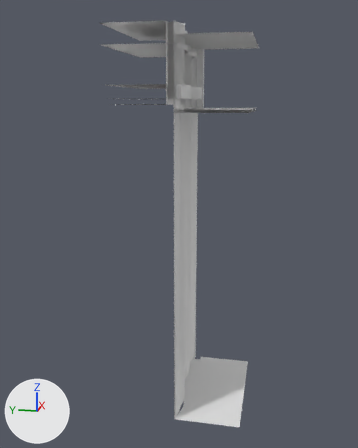
What one commit did to the FBX model Assets/Data/Level/Biomes/AbyssalRuins/Models/K_Rock_Drop_2.fbx.
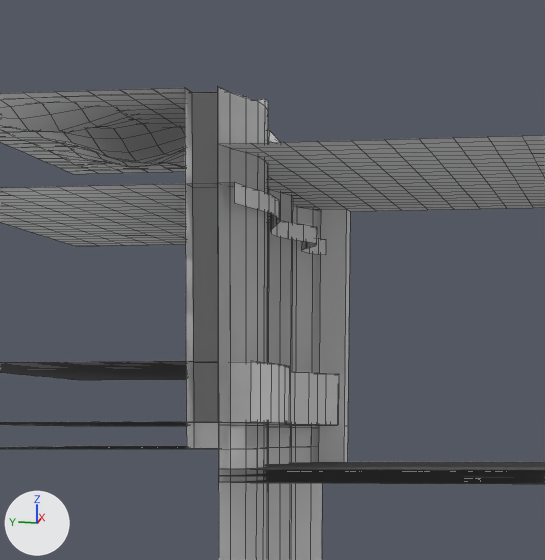
The first picture shows the older version from a 50 mm lens placed at (-18.97, -3.47, -0.11), pointed at (-0.09, 0.3, -4.84). The close-ups show the older and then the newer version on the part from 34% to 70% of the width and 0% to 29% of the height of that picture. Only the edits that show in the close-ups are written down. Lighting does not change. The marker at lower left points along +X, +Y and +Z. The close-ups show mesh edges as thin lines. Where no turn or scale is listed for an object, it has been applied to the vertices.

Before the edit, the objects in view are built like this:
```python
ob_k_rock_drop_2 = bpy.data.objects.new('K_Rock_Drop_2', me_k_rock_drop_2)
ob_k_rock_drop_2.location = (0.0, 0.0, 0.0)
ob_k_rock_drop_2_colground1 = bpy.data.objects.new('K_Rock_Drop_2_ColGround1', me_k_rock_drop_2_colground1)
ob_k_rock_drop_2_colground1.location = (0.0, 0.0, 0.0)
ob_k_rock_drop_2_colwall1 = bpy.data.objects.new('K_Rock_Drop_2_ColWall1', me_k_rock_drop_2_colwall1)
ob_k_rock_drop_2_colwall1.location = (0.0, 0.0, 0.0)
ob_k_rock_drop_2_colwaterblocker3 = bpy.data.objects.new('K_Rock_Drop_2_ColWaterBlocker3', me_k_rock_drop_2_colwaterblocker3)
ob_k_rock_drop_2_colwaterblocker3.location = (0.0, 0.0, 0.0)
ob_k_rock_drop_2_colwatersurface3 = bpy.data.objects.new('K_Rock_Drop_2_ColWaterSurface3', me_k_rock_drop_2_colwatersurface3)
ob_k_rock_drop_2_colwatersurface3.location = (0.0, 0.0, 0.0)
# me_k_rock_drop_2_colwall1
# before: 189 (-2.25, 0.25, 2.4) at pixel (191, 92), 190 (-2.5, 0.25, 2.4) at pixel (184, 87), 210 (-2.25, 0.0, 2.4), 211 (-2.5, 0.0, 2.4) at pixel (217, 86), 239 (-2.5, 0.25, 0.0) at pixel (186, 422)
# before: 240 (-2.25, 0.25, 0.0) at pixel (193, 422), 241 (-2.25, 0.0, 0.0), 256 (-2.5, 0.0, 0.0) at pixel (218, 422)
# me_k_rock_drop_2_colwaterblocker3
# before: 24 (2.25, 0.0, 2.0) at pixel (320, 209), 25 (2.5, 0.0, 2.0), 53 (2.25, -0.25, 2.0) at pixel (346, 208), 54 (2.5, -0.25, 2.0) at pixel (350, 211), 257 (2.25, 0.0, -0.4)
# before: 258 (2.5, 0.0, -0.4), 267 (2.25, -0.25, -0.4), 268 (2.5, -0.25, -0.4)
# me_k_rock_drop_2_colground1
# before: 189 (-2.25, 0.25, 0.0) at pixel (193, 422), 190 (-2.5, 0.25, 0.0) at pixel (186, 422), 210 (-2.25, 0.0, 0.0), 211 (-2.5, 0.0, 0.0) at pixel (218, 422), 239 (-2.5, 0.25, -0.2) at pixel (186, 448)
# before: 240 (-2.25, 0.25, -0.2) at pixel (193, 448), 241 (-2.25, 0.0, -0.2), 256 (-2.5, 0.0, -0.2) at pixel (218, 449)
# me_k_rock_drop_2
# before: 210 (-2.25, 0.0, 0.45), 211 (-2.5, 0.0, 0.45) at pixel (218, 360), 231 (-2.25, -0.25, 0.45) at pixel (256, 361), 232 (-2.5, -0.25, 0.45) at pixel (250, 360), 264 (-2.5, 0.0, 0.0) at pixel (218, 422)
# before: 265 (-2.25, 0.0, 0.0), 266 (-2.25, -0.25, 0.0) at pixel (256, 422), 281 (-2.5, -0.25, 0.0) at pixel (250, 422), 480 (-2.25, 0.25, 2.4) at pixel (191, 92), 481 (-2.5, 0.25, 2.4) at pixel (184, 87)
# before: 501 (-2.25, 0.0, 2.4), 502 (-2.5, 0.0, 2.4) at pixel (217, 86), 530 (-2.5, 0.25, 0.0) at pixel (186, 422), 531 (-2.25, 0.25, 0.0) at pixel (193, 422)
```
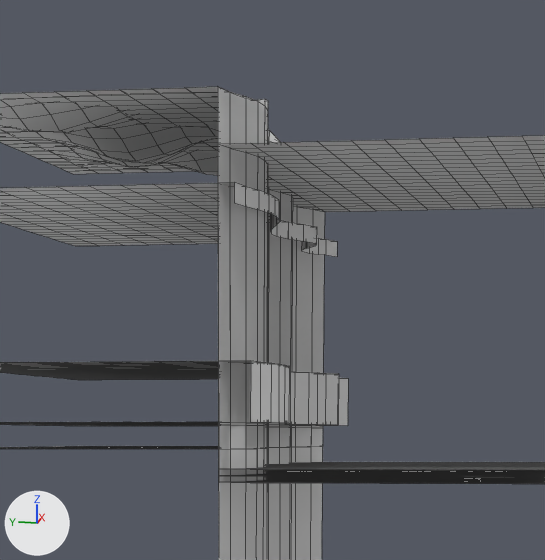
Location of each change, (x1, y1, x2, y2) in pixels of the close-ups (545 x 560 px; the box of a moved part takes in the faces that stretch with it):
'K_Rock_Drop_2', reshaped
    before: (0, 87, 339, 560)
    after: (0, 87, 348, 560)
'K_Rock_Drop_2_ColWall1', reshaped
    before: (0, 87, 321, 426)
    after: (0, 87, 323, 426)
'K_Rock_Drop_2_ColGround1', reshaped
    before: (0, 422, 319, 449)
    after: (0, 422, 323, 449)
part 1 of me_k_rock_drop_2_colwaterblocker3, moved or reshaped
    before: (318, 209, 350, 462)
    after: (321, 209, 349, 212)
part 2 of me_k_rock_drop_2_colwall1, moved or reshaped
    before: (187, 92, 218, 422)
    after: (186, 87, 216, 93)
part 3 of me_k_rock_drop_2, cut back
    before: (185, 88, 251, 422)
    after: (209, 87, 251, 362)
part 4 of me_k_rock_drop_2_colground1, moved or reshaped (not visible afterwards)
    before: (186, 422, 218, 449)

Patch to the scene script:
```diff
--- a/Assets/Data/Level/Biomes/AbyssalRuins/Models/K_Rock_Drop_2.fbx.py
+++ b/Assets/Data/Level/Biomes/AbyssalRuins/Models/K_Rock_Drop_2.fbx.py
@@ me_k_rock_drop_2_colwall1 @@
 # used by ob_k_rock_drop_2_colwall1; location = (0.0, 0.0, 0.0)
 # verts and faces of me_k_rock_drop_2_colwall1; kept vertices keep their numbers, new ones are numbered from 478
-me_k_rock_drop_2_colwall1.from_pydata(...)  # 478 vertices, 438 faces; spans x -2.5..2.5, y -0.16..2.5, z 0.0..2.4
+me_k_rock_drop_2_colwall1.from_pydata(...)  # 478 vertices, 437 faces; spans x -2.5..2.5, y -0.16..2.5, z 0.0..2.4
+# me_k_rock_drop_2_colwall1 part 2
+delete_faces([(189, 190, 239, 240), (189, 240, 241, 210), (210, 241, 256, 211)])
+faces += [(189, 190, 211, 210), (239, 240, 241, 256)]
@@ me_k_rock_drop_2_colwaterblocker3 @@
 # used by ob_k_rock_drop_2_colwaterblocker3; location = (0.0, 0.0, 0.0)
 # verts and faces of me_k_rock_drop_2_colwaterblocker3; kept vertices keep their numbers, new ones are numbered from 488
-me_k_rock_drop_2_colwaterblocker3.from_pydata(...)  # 488 vertices, 448 faces; spans x -2.5..2.5, y -2.5..0.24, z -0.4..2.0
+me_k_rock_drop_2_colwaterblocker3.from_pydata(...)  # 488 vertices, 447 faces; spans x -2.5..2.5, y -2.5..0.24, z -0.4..2.0
+# me_k_rock_drop_2_colwaterblocker3 part 1
+delete_faces([(24, 53, 267, 257), (24, 257, 258, 25), (53, 54, 268, 267)])
+faces += [(24, 53, 54, 25), (257, 258, 268, 267)]
@@ me_k_rock_drop_2_colground1 @@
 # used by ob_k_rock_drop_2_colground1; location = (0.0, 0.0, 0.0)
 # verts and faces of me_k_rock_drop_2_colground1; kept vertices keep their numbers, new ones are numbered from 478
-me_k_rock_drop_2_colground1.from_pydata(...)  # 478 vertices, 438 faces; spans x -2.5..2.5, y -0.16..2.5, z -0.2..0.0
+me_k_rock_drop_2_colground1.from_pydata(...)  # 478 vertices, 437 faces; spans x -2.5..2.5, y -0.16..2.5, z -0.2..0.0
+# me_k_rock_drop_2_colground1 part 4
+delete_faces([(189, 190, 239, 240), (189, 240, 241, 210), (210, 241, 256, 211)])
+faces += [(189, 190, 211, 210), (239, 240, 241, 256)]
@@ me_k_rock_drop_2 @@
 # used by ob_k_rock_drop_2; location = (0.0, 0.0, 0.0)
 # verts and faces of me_k_rock_drop_2; kept vertices keep their numbers, new ones are numbered from 1149
-me_k_rock_drop_2.from_pydata(...)  # 1149 vertices, 778 faces; spans x -2.5..2.5, y -2.5..2.5, z -12.0..2.53
+me_k_rock_drop_2.from_pydata(...)  # 1145 vertices, 775 faces; spans x -2.5..2.5, y -2.5..2.5, z -12.0..2.53
+# me_k_rock_drop_2 part 3
+delete_vertices([265, 266, 530, 531])  # with the faces that use them
+faces += [(210, 211, 232, 231)]  # mat_walldark (white #e7e7e7)
+faces += [(480, 481, 502, 501)]  # mat_walltop (white #e7e7e7)
+# other edits to the shape of me_k_rock_drop_2 do not show in these pictures
 me_k_rock_drop_2.materials.append(mat_walldark)
```
